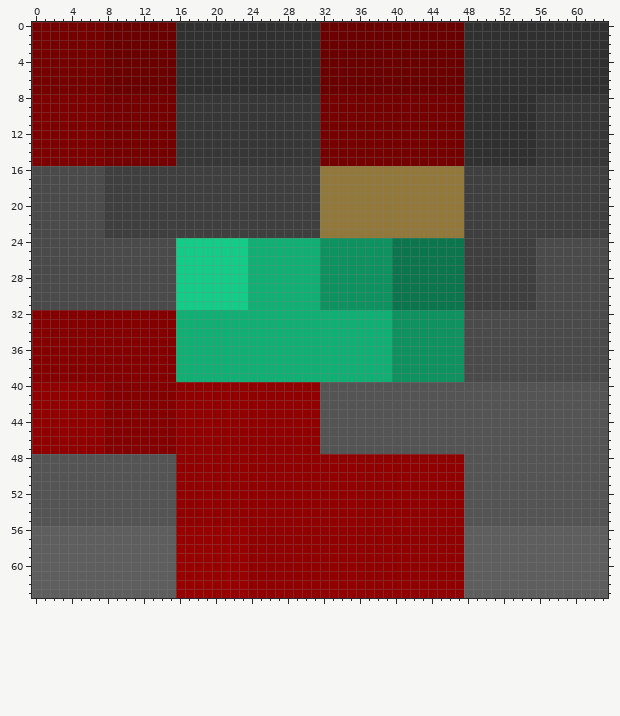
A pixel-art sprite gets an edit: documentation/press/permaPermadeathContest/zoom5.png. This is how it looked before the edit.
The file is 256x256 pixels, drawn in blocks of 4x4; one block is one cell here. Colours within 5 levels of each other are drawn and written as one.
Once edited:
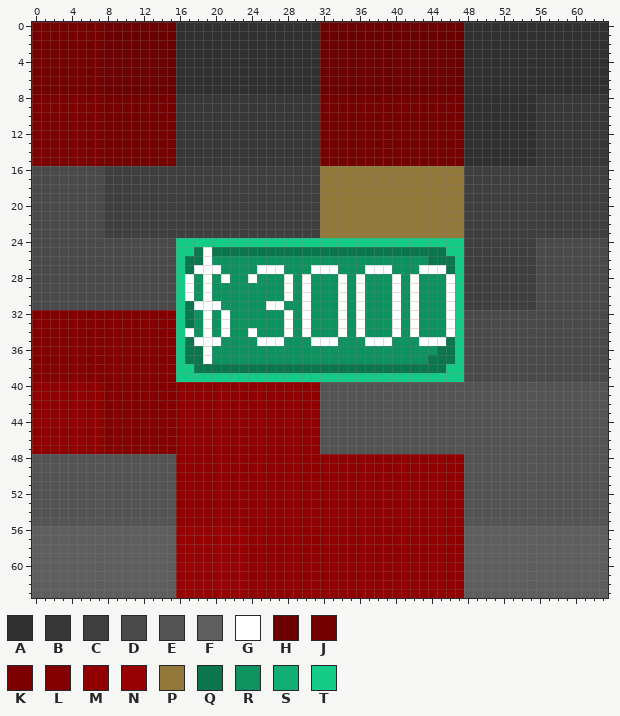
Palette (. is transparent): A #303030  B #373737  C #3f3f3f  D #4a4a4a  E #545454  F #5e5e5e  G #ffffff  H #6b0000  J #740000  K #7c0000  L #840000  M #900000  N #960000  P #92783a  Q #0b754d  R #0e9260  S #11af74  T #14cc87
The edit:
y 24: x 24..47 SSSSSSSSRRRRRRRRQQQQQQQQ -> TTTTTTTTTTTTTTTTTTTTTTTT
y 25: x 18..39 TTTTTTSSSSSSSSRRRRRRRR -> QGQQQQQQQQQQQQQQQQQQQQ; x 46..47 QQ -> TT
y 26: x 17..31 TTTTTTTSSSSSSSS -> QQGRRRRRRRRRRRR; x 40..43 QQQQ -> RRRR; x 47 Q -> T
y 27: x 17..33 TTTTTTTSSSSSSSSRR -> QGGGRRRRGGGRRRGGG; x 37..45 RRRQQQQQQ -> GGGRRRGGG; x 47 Q -> T
y 28: x 17..31 TTTTTTTSSSSSSSS -> GRGRGRRGRRRGRGR; x 34 R -> G; x 36 R -> G; x 40..47 QQQQQQQQ -> GRGRRRGT
y 29..30: x 17..31 TTTTTTTSSSSSSSS -> GRGRRRRRRRRGRGR; x 34 R -> G; x 36 R -> G; x 40..47 QQQQQQQQ -> GRGRRRGT
y 31: x 17..31 TTTTTTTSSSSSSSS -> QGGGRRRRRGGRRGR; x 34 R -> G; x 36 R -> G; x 40..47 QQQQQQQQ -> GRGRRRGT
y 32..33: x 16..40 SSSSSSSSSSSSSSSSSSSSSSSSR -> TQRGRGRRRRRRGRGRRRGRGRRRG; x 42 R -> G; x 46..47 RR -> GT
y 34: x 16..40 SSSSSSSSSSSSSSSSSSSSSSSSR -> TGRGRGRRGRRRGRGRRRGRGRRRG; x 42 R -> G; x 46..47 RR -> GT
y 35: x 16..39 SSSSSSSSSSSSSSSSSSSSSSSS -> TQGGGRRRRGGGRRRGGGRRRGGG; x 43..47 RRRRR -> GGGQT
y 36: x 16..39 SSSSSSSSSSSSSSSSSSSSSSSS -> TQQGRRRRRRRRRRRRRRRRRRRR; x 45..47 RRR -> QQT
y 37: x 16..39 SSSSSSSSSSSSSSSSSSSSSSSS -> TQQGRRRRRRRRRRRRRRRRRRRR; x 44..47 RRRR -> QQQT
y 38: x 16..47 SSSSSSSSSSSSSSSSSSSSSSSSRRRRRRRR -> TTQQQQQQQQQQQQQQQQQQQQQQQQQQQQTT
y 39: x 16..47 SSSSSSSSSSSSSSSSSSSSSSSSRRRRRRRR -> TTTTTTTTTTTTTTTTTTTTTTTTTTTTTTTT
Pixel boxes of the changes (left, top, right, bottom) in both pictures:
changed: (176, 238, 464, 382)
